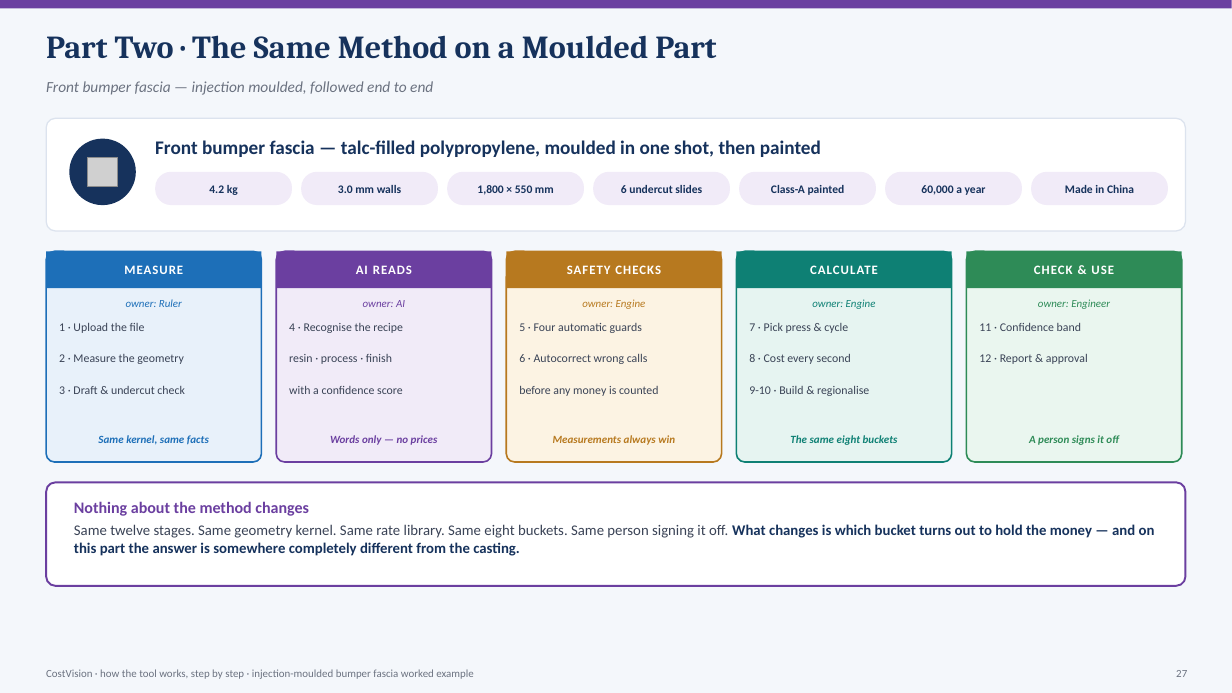
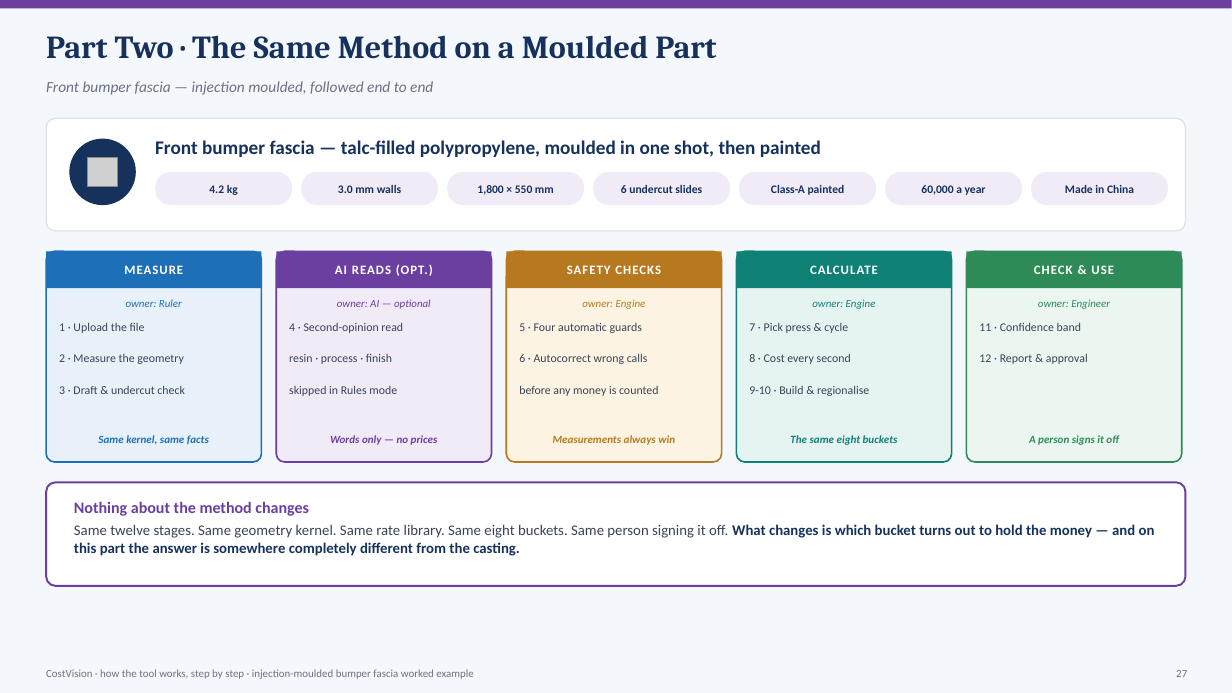
Before and after one commit to bhosaleavinash546/leamington-marathi, a slide deck: slide 27 of CostVision-Workflow-Explained.pptx. Drawn at 1232x693 pixels with LibreOffice and Linux fonts; fonts in the diff are those of the drawing; grey boxes stand for pictures. Boxes give left, top, right and bottom in pixels: in the first picture for what was removed or moved away, otherwise in the second. Text is boxed around its words. In the diff, an @@ line names an element or a change of style, - is before the commit and + after.

```diff
--- a/CostVision-Workflow-Explained.pptx
+++ b/CostVision-Workflow-Explained.pptx
@@ text at (335, 264, 433, 276): text changed @@
-AI READS
+AI READS (OPT.)
@@ text at (337, 299, 431, 309): text changed @@
-owner: AI
+owner: AI — optional
@@ text at (289, 323, 403, 333): text changed @@
-4 · Recognise the recipe
+4 · Second-opinion read
@@ text at (289, 386, 397, 396): text changed @@
-with a confidence score
+skipped in Rules mode
```
Also in this commit, not shown: 4 other slides changed, 1 other file.
